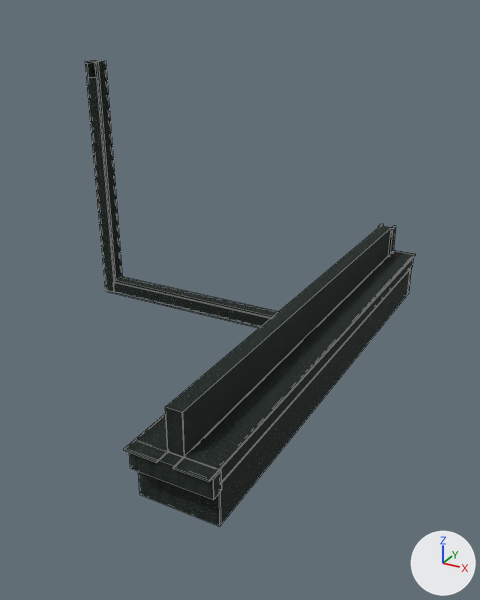
Before and after pictures for a commit that changed the OBJ model Assets/Models/Kamchatka/sewer.obj.
Rendered twice from a 50 mm camera at (-7.0, -2683.0, 52.0) aimed at (-121.0, -2475.0, -53.0). Every picture has the same lights, and +X, +Y and +Z are marked at lower right. Mesh edges are drawn as thin lines. Where no turn or scale is listed for an object, it has been applied to the vertices.

Before the edit, the objects in view are built like this:
```python
me_sewer = bpy.data.meshes.new('sewer')
me_sewer.from_pydata(...)  # 220 vertices, 182 faces; spans x -201.0..-82.0, y -2561.0..-2358.0, z -84.0..32.0
me_sewer.materials.append(mat_defaulthdmaterial)
ob_sewer = bpy.data.objects.new('sewer', me_sewer)
ob_sewer.location = (0.0, 0.0, 0.0)
```
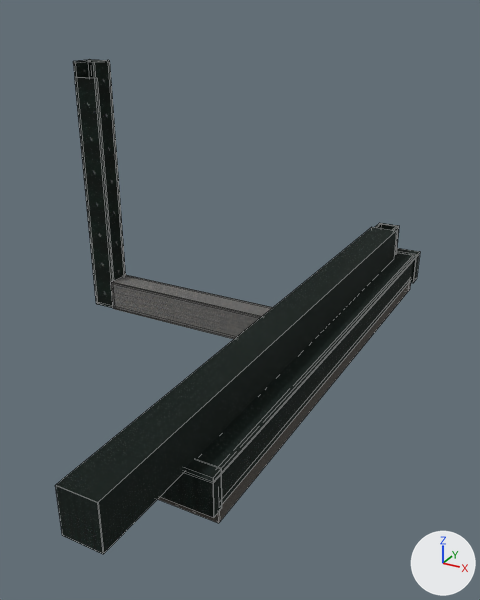
Boxes [x1, y1, x2, y2] around the edits, measured in the pictures (480 x 600 px; the box of a moved part takes in the faces that stretch with it):
'sewer', reshaped (10% wider, 6% taller): before [85, 61, 416, 527]; after [55, 59, 420, 554]
part 1 of me_sewer, added: after [392, 226, 398, 254]
part 2 of me_sewer, moved or reshaped: before [165, 226, 392, 457]; after [55, 227, 396, 554]
part 3 of me_sewer, added: after [125, 275, 273, 308]
part 4 of me_sewer, moved or reshaped: before [138, 268, 412, 527]; after [158, 282, 411, 523]
part 5 of me_sewer, added: after [112, 276, 272, 317]
part 6 of me_sewer, added (black): after [75, 77, 113, 308]
part 7 of me_sewer, moved or reshaped: before [85, 61, 105, 283]; after [73, 60, 98, 305]
part 8 of me_sewer, added (black): after [93, 61, 126, 282]
part 9 of me_sewer, moved or reshaped: before [173, 250, 416, 481]; after [184, 253, 418, 483]
part 10 of me_sewer, added: after [396, 248, 420, 283]
part 11 of me_sewer, added: after [381, 223, 399, 251]
part 12 of me_sewer, deleted (black): before [87, 77, 396, 328]
part 13 of me_sewer, moved or reshaped: before [95, 61, 414, 500]; after [89, 59, 413, 518]
part 14 of me_sewer, recoloured: before [160, 452, 221, 480]; after [186, 459, 221, 477]

Diff of the bpy script that builds the scene:
```diff
--- a/Assets/Models/Kamchatka/sewer.obj.py
+++ b/Assets/Models/Kamchatka/sewer.obj.py
@@ mat_lambert2sg @@
+mat_lambert2sg = bpy.data.materials.new('lambert2SG')
+# uses the picture img_texturescom_concrete12_2x2_1k_albedo_png
+# uses the picture img_texturescom_concrete12_2x2_1k_normal_png
@@ mat_lambert3sg @@
+mat_lambert3sg = bpy.data.materials.new('lambert3SG')
+# uses the picture img_oldfactorydiffuse_png
+# uses the picture img_oldfactorynormal_png
@@ mat_sewer_defaulthdmaterial @@
+mat_sewer_defaulthdmaterial = bpy.data.materials.new('sewer:DefaultHDMaterial')
+# uses the picture img_oldmetaldiffuse_png
+# uses the picture img_oldmetalnormal_png
@@ me_sewer @@
-me_sewer.from_pydata(...)  # 220 vertices, 182 faces; spans x -201.0..-82.0, y -2561.0..-2358.0, z -84.0..32.0
+me_sewer.from_pydata(...)  # 252 vertices, 210 faces; spans x -206.0..-82.0, y -2595.0..-2353.0, z -83.0..32.0
+# me_sewer part 1: a new loose piece, a box spanning x -93.4..-92.4, y -2369.2..-2361.0, z -64.4..-49.4, in mat_sewer_defaulthdmaterial
+# me_sewer part 2: the loose piece of 16 vertices spanning x -100.0..-95.0, y -2556.0..-2365.0, z -64.0..-49.0 is scaled about its middle by (2.26, 1.19, 1), then moved by (0.0, -21.0, 0.0), in mat_sewer_defaulthdmaterial
+# me_sewer part 3: a new loose piece, a box spanning x -195.1..-100.2, y -2454.5..-2453.5, z -77.3..-63.4, in mat_lambert3sg
+# me_sewer part 4: the loose piece of 28 vertices spanning x -112.0..-83.0, y -2556.0..-2361.0, z -84.0..-69.0 is scaled about its middle by (1, 1.01, 0.47), then moved by (0.0, 0.0, -2.0), in mat_lambert2sg
+# me_sewer part 5: a new loose piece, a box spanning x -195.1..-100.2, y -2463.4..-2453.7, z -64.4..-63.4, in mat_lambert3sg
+# me_sewer part 6: a new loose piece, a box spanning x -205.4..-194.3, y -2463.2..-2462.2, z -76.8..25.5, in mat_sewer_defaulthdmaterial
+# me_sewer part 7: the loose piece of 20 vertices spanning x -201.0..-200.0, y -2461.0..-2456.0, z -69.0..32.0 is scaled about its middle by (1, 1.92, 1.08), then moved by (-4.0, 0.0, -4.0), in mat_sewer_defaulthdmaterial
+# me_sewer part 8: a new loose piece, a box spanning x -195.1..-194.1, y -2463.4..-2453.7, z -63.4..31.5, in mat_sewer_defaulthdmaterial
+# me_sewer part 9: the loose piece of 8 vertices spanning x -94.0..-83.0, y -2561.0..-2358.0, z -64.0 is moved by (1.0, 0.0, 0.0), in mat_sewer_defaulthdmaterial
+# me_sewer part 10: the loose piece of 16 vertices spanning x -100.0..-95.0, y -2556.0..-2365.0, z -64.0..-49.0 is copied, and the copy is scaled about its middle by (5.57, 0.0396, 1), then moved by (0.0, 103.0, -14.0), in mat_sewer_defaulthdmaterial; it spans x -113.0..-82.0, y -2361.0..-2353.0, z -79.0..-64.0
+# me_sewer part 11: the loose piece of 16 vertices spanning x -100.0..-95.0, y -2556.0..-2365.0, z -64.0..-49.0 is copied, and the copy is scaled about its middle by (1.81, 0.00517, 1.01), then moved by (0.0, 100.0, 0.0), in mat_sewer_defaulthdmaterial; it spans x -102.0..-92.0, y -2361.0..-2360.0, z -65.0..-49.0
+# me_sewer part 12: 6 loose pieces with 48 vertices, spanning x -200.0..-94.0, y -2556.0..-2361.0, z -70.0..26.0, are deleted
+# me_sewer part 13: 17 vertices moved within x -112.0..-82.0, y -2560.0..-2358.0, z -64.0; 68 vertices removed from x -200.0..-82.0, y -2561.0..-2358.0, z -71.0..32.0; 52 vertices added at x -205.0..-82.0, y -2560.0..-2358.0, z -77.0..32.0
+# me_sewer part 14: 6 faces spanning x -111.0..-82.0, y -2560.0..-2556.0, z -64.0 switch from mat_defaulthdmaterial to mat_sewer_defaulthdmaterial
+me_sewer.materials.append(mat_lambert3sg)
+me_sewer.materials.append(mat_lambert2sg)
```
